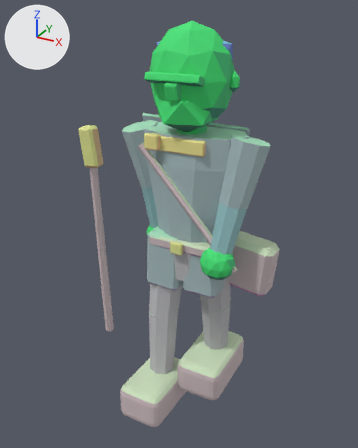
The glTF model assets/exports/npc/npc_scout_passing_l_v01.glb: old version first, new version second.
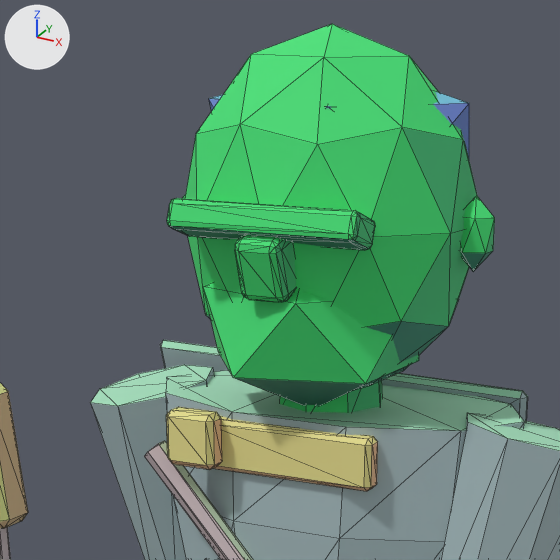
Old and new are each drawn whole from a camera (50 mm lens) standing at (1.071, -2.078, 2.121) and looking at (-0.063, -0.017, 1.09) and again close up on the part from 27% to 72% of the width and 3% to 40% of the height. The lights are fixed; the arrows at upper left show +X, +Y and +Z. The first two pictures are the older version. The close-ups show mesh edges as thin lines. Vertices at exactly the same position are counted once.

Names of what the first close-up shows: 'GEO_npc_scout_passing_l_v01'.
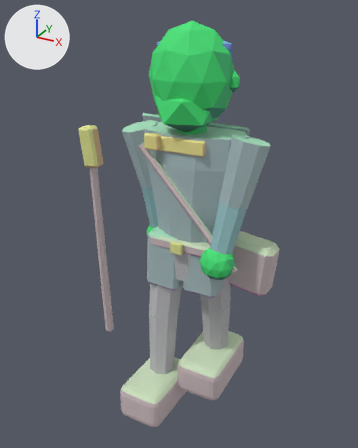
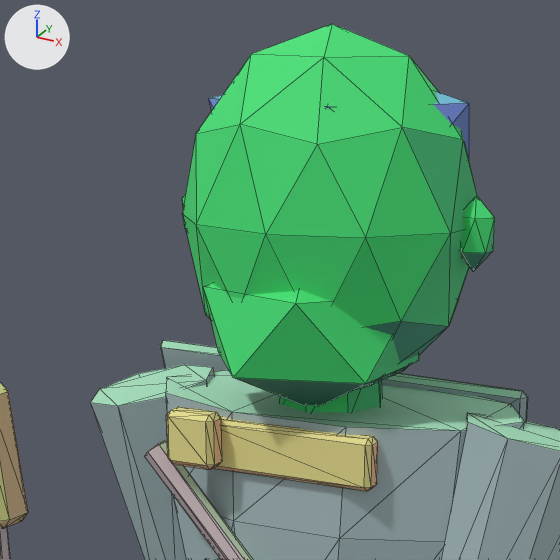
Location of each change, (x1, y1, x2, y2) in pixels of the close-ups (560 x 560 px):
part 1 of me_geo_npc_scout_passing_l_v01, deleted (green): before (235, 235, 296, 302)
part 2 of me_geo_npc_scout_passing_l_v01, deleted (green): before (167, 198, 375, 250)

Patch to the scene script:
```diff
--- a/assets/exports/npc/npc_scout_passing_l_v01.glb.py
+++ b/assets/exports/npc/npc_scout_passing_l_v01.glb.py
@@ me_geo_npc_scout_passing_l_v01 @@
 # used by ob_geo_npc_scout_passing_l_v01; location = (0.0, 0.0, 0.0)
-me_geo_npc_scout_passing_l_v01.from_pydata(...)  # 930 vertices, 1728 faces; spans x -0.66..0.44, y -0.38..0.24, z 0.0..2.06
+me_geo_npc_scout_passing_l_v01.from_pydata(...)  # 818 vertices, 1512 faces; spans x -0.66..0.44, y -0.38..0.24, z 0.0..2.06
+# me_geo_npc_scout_passing_l_v01 part 1: the loose piece of 56 vertices spanning x -0.03..0.03, y -0.21..-0.15, z 1.74..1.83 is deleted
+# me_geo_npc_scout_passing_l_v01 part 2: the loose piece of 56 vertices spanning x -0.13..0.13, y -0.21..-0.14, z 1.81..1.86 is deleted
 me_geo_npc_scout_passing_l_v01.materials.append(mat_mat_npc_indexed)
```
